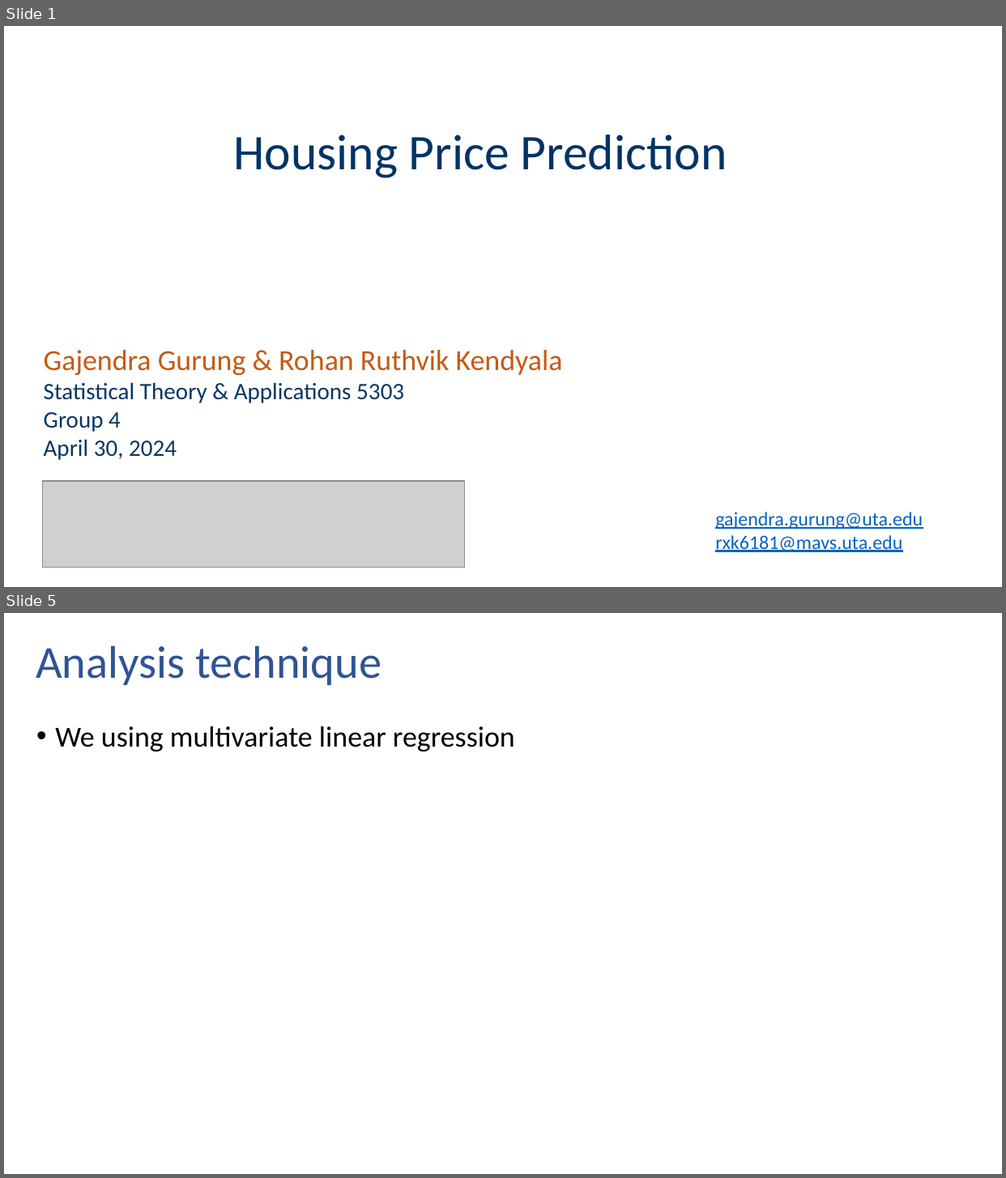
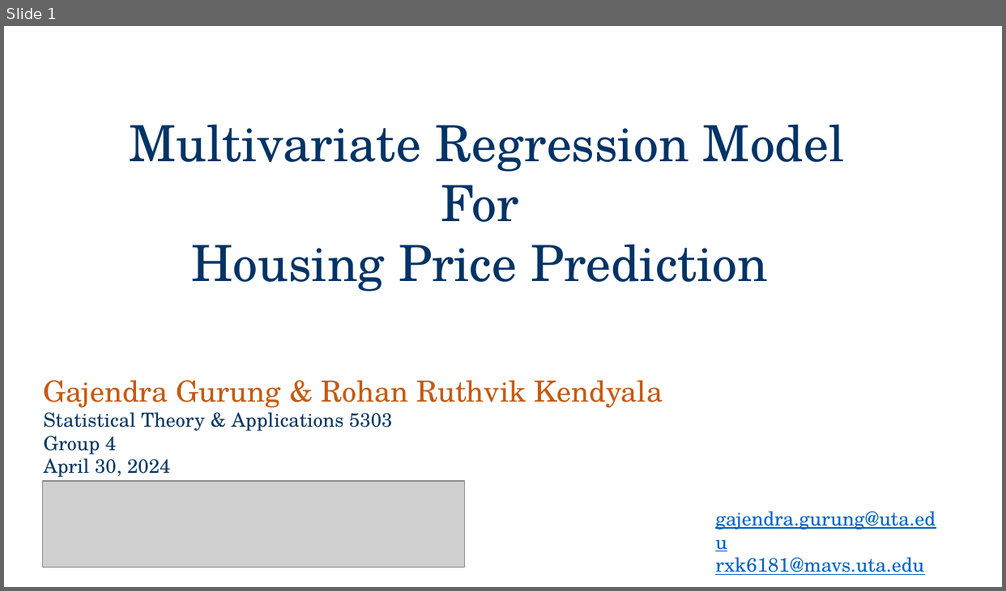
Before and after one commit to gajjugrg/asds_final, a slide deck: Group4_5303.pptx. Shown one above the other, each under a label of ours: slides 1 and 5 before the commit, slide 1 after it; the slides between them are not shown. The pictures are 1006x1178 and 1006x591 pixels, drawn with LibreOffice and Linux fonts; fonts in the diff are those of the drawing; grey boxes stand for pictures; background and template pictures are left out. Boxes give left, top, right and bottom in pixels: in the first picture for what was removed or moved away, otherwise in the second. Text is boxed around its words. In the diff, an @@ line names an element or a change of style, - is before the commit and + after.

```diff
--- a/Group4_5303.pptx
+++ b/Group4_5303.pptx
@@ slide 5 removed at (x1=4, y1=613, x2=1002, y2=1174), background #FFFFFF @@
@@ title removed at (x1=36, y1=645, x2=381, y2=685) @@
-Analysis technique
@@ text removed at (x1=55, y1=726, x2=515, y2=752) @@
-• We using multivariate linear regression
@@ slide 1 changed as well @@
@@ text "Multivariate Regression Model For" moved from (x1=233, y1=135, x2=727, y2=178) to (x1=129, y1=124, x2=845, y2=292) @@
@@ text at (x1=129, y1=124, x2=845, y2=222): paragraph added @@
+Multivariate Regression Model For
@@ text at (x1=192, y1=244, x2=768, y2=292): font Calibri to TeX Gyre Schola in "Housing Price Prediction" @@
@@ text "Gajendra Gurung & Rohan Ruthvik ..." moved from (x1=44, y1=350, x2=563, y2=460) to (x1=44, y1=380, x2=663, y2=477) @@
@@ text "Gajendra Gurung & Rohan Ruthvik ..." at (x1=44, y1=380, x2=663, y2=477): font Calibri to TeX Gyre Schola; size 17 to 14 pt in "Statistical Theory & Applications 5303", "Group 4", "April 30, 2024" @@
@@ text "gajendra.gurung@uta.edu" at (x1=715, y1=511, x2=936, y2=575): font Calibri to TeX Gyre Schola @@
```
Also in this commit, not shown: 2 other slides changed, 9 slides added, 3 other slides removed, 30 other files.
